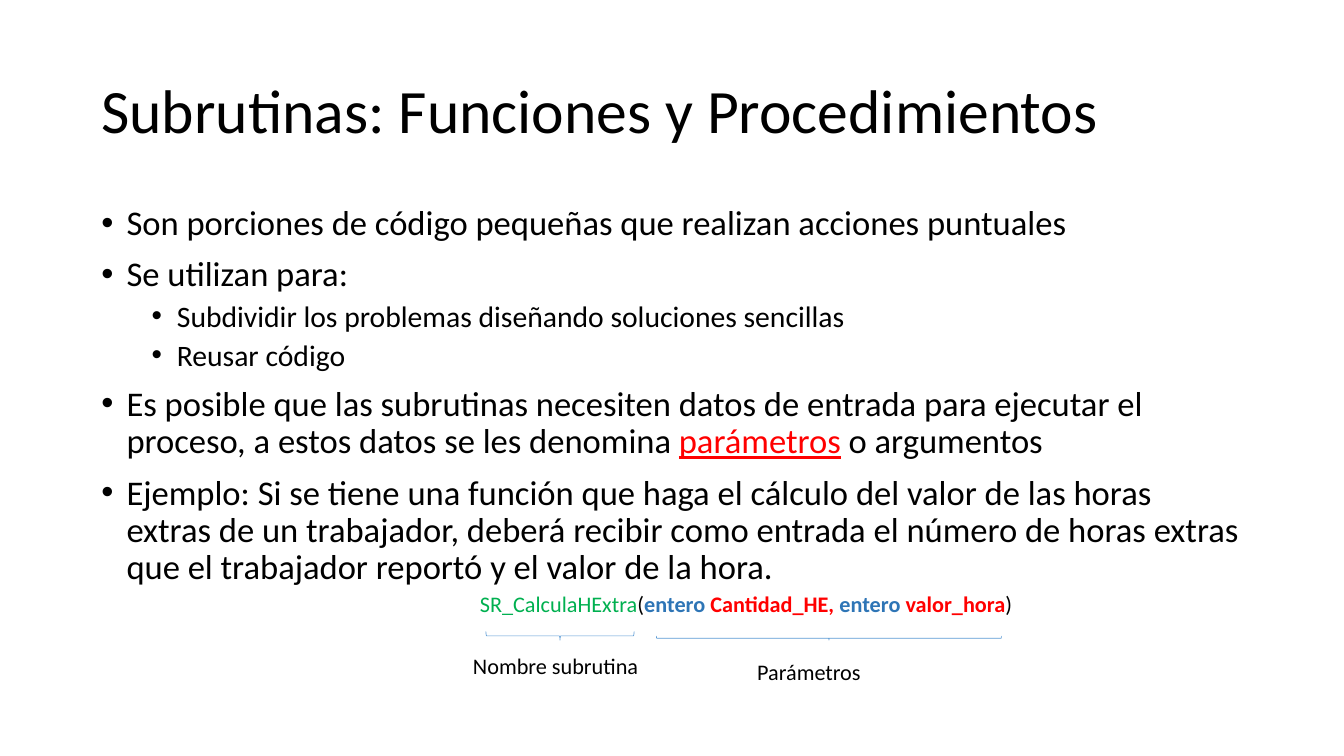
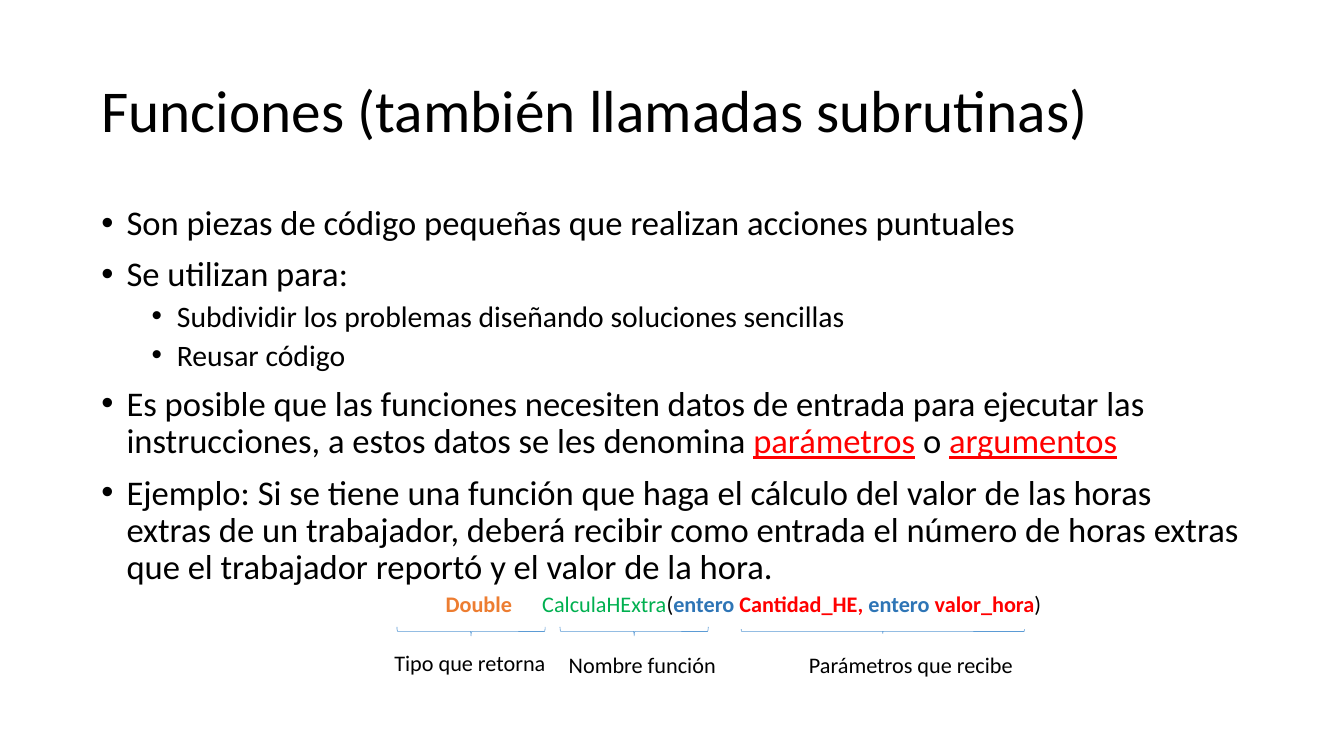
Before and after one commit to CesarLopez-Profe/Logica-de-programacion, a slide deck: slide 8 of Slides/2_Funciones.pptx (slide 3 before the commit). Drawn at 1344x756 pixels with LibreOffice and Linux fonts; fonts in the diff are those of the drawing; background and template pictures are left out. Boxes give left, top, right and bottom in pixels: in the first picture for what was removed or moved away, otherwise in the second. Text is boxed around its words. In the diff, an @@ line names an element or a change of style, - is before the commit and + after.

Commit message:
Cambios en el main y slide funciones

```diff
--- a/Slides/2_Funciones.pptx
+++ b/Slides/2_Funciones.pptx
@@ title at [101,89,1088,140]: text changed; size 49.9 to 48 pt @@
-Subrutinas: Funciones y Procedimientos
+Funciones (también llamadas subrutinas)
@@ text at [127,211,1015,241]: text changed @@
-• Son porciones de código pequeñas que realizan acciones puntuales
+• Son piezas de código pequeñas que realizan acciones puntuales
@@ text at [127,392,1144,459]: text changed @@
-• Es posible que las subrutinas necesiten datos de entrada para ejecutar el proceso, a estos datos se les denomina parámetros o argumentos
+• Es posible que las funciones necesiten datos de entrada para ejecutar las instrucciones, a estos datos se les denomina parámetros o argumentos
@@ text at [446,596,1042,615]: text changed @@
-SR_CalculaHExtra(entero Cantidad_HE, entero valor_hora)
+Double CalculaHExtra(entero Cantidad_HE, entero valor_hora)
@@ right brace added at [396,628,545,636], outline #5B9BD5 0.5 pt @@
@@ right brace: place and size @@
-right brace at [485,632,634,641]
+right brace at [560,628,708,636]
@@ right brace: place and size @@
-right brace at [656,636,1001,641]
+right brace at [741,629,1024,634]
@@ text added at [394,655,545,675], 18 pt, text #000000 @@
+Tipo que retorna
@@ text at [569,657,716,673]: text changed @@
-Nombre subrutina
+Nombre función
@@ text at [809,657,1013,677]: text changed @@
-Parámetros
+Parámetros que recibe
```
Also in this commit, not shown: 3 other slides changed, 5 slides added, 1 slide removed, 1 other file.
